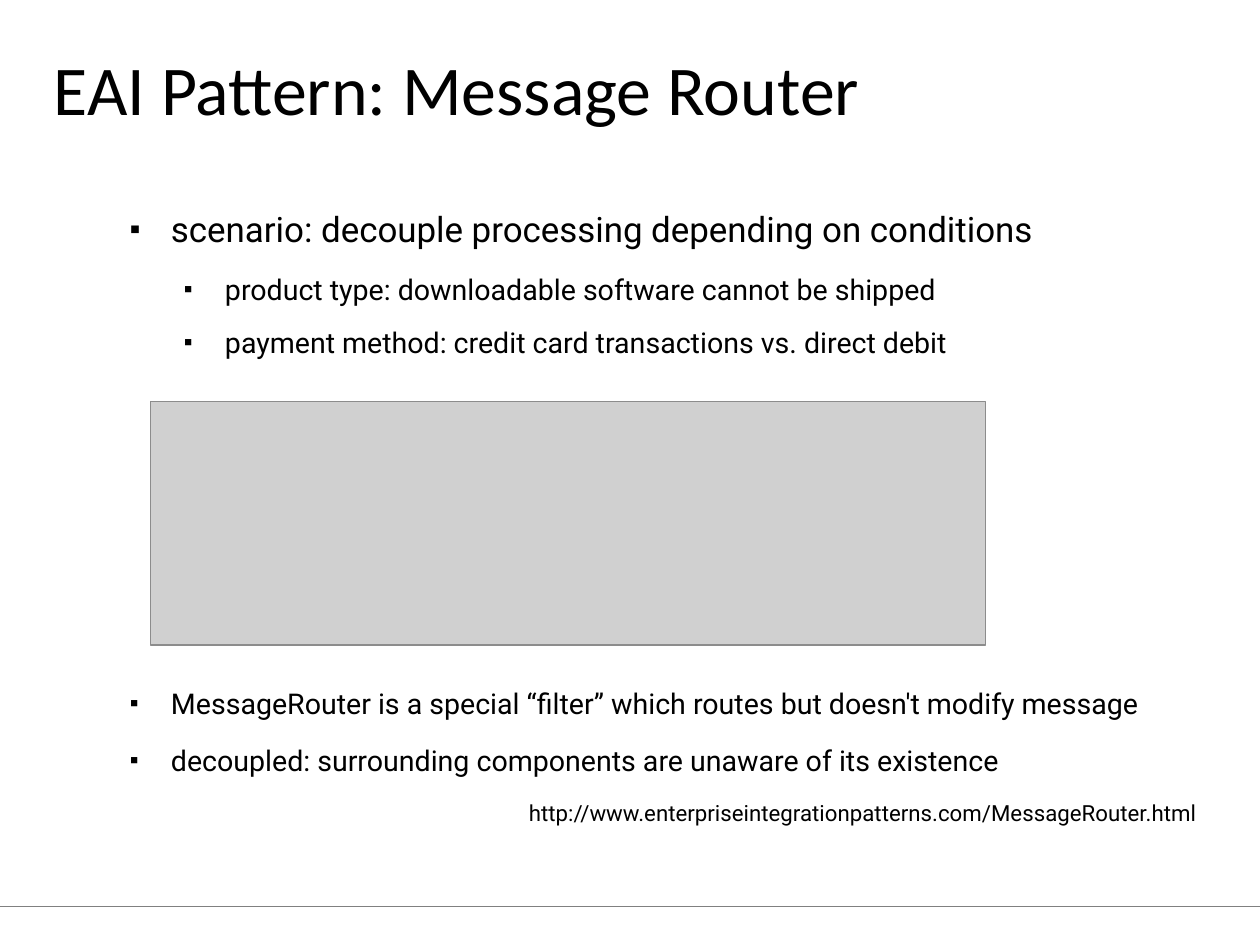
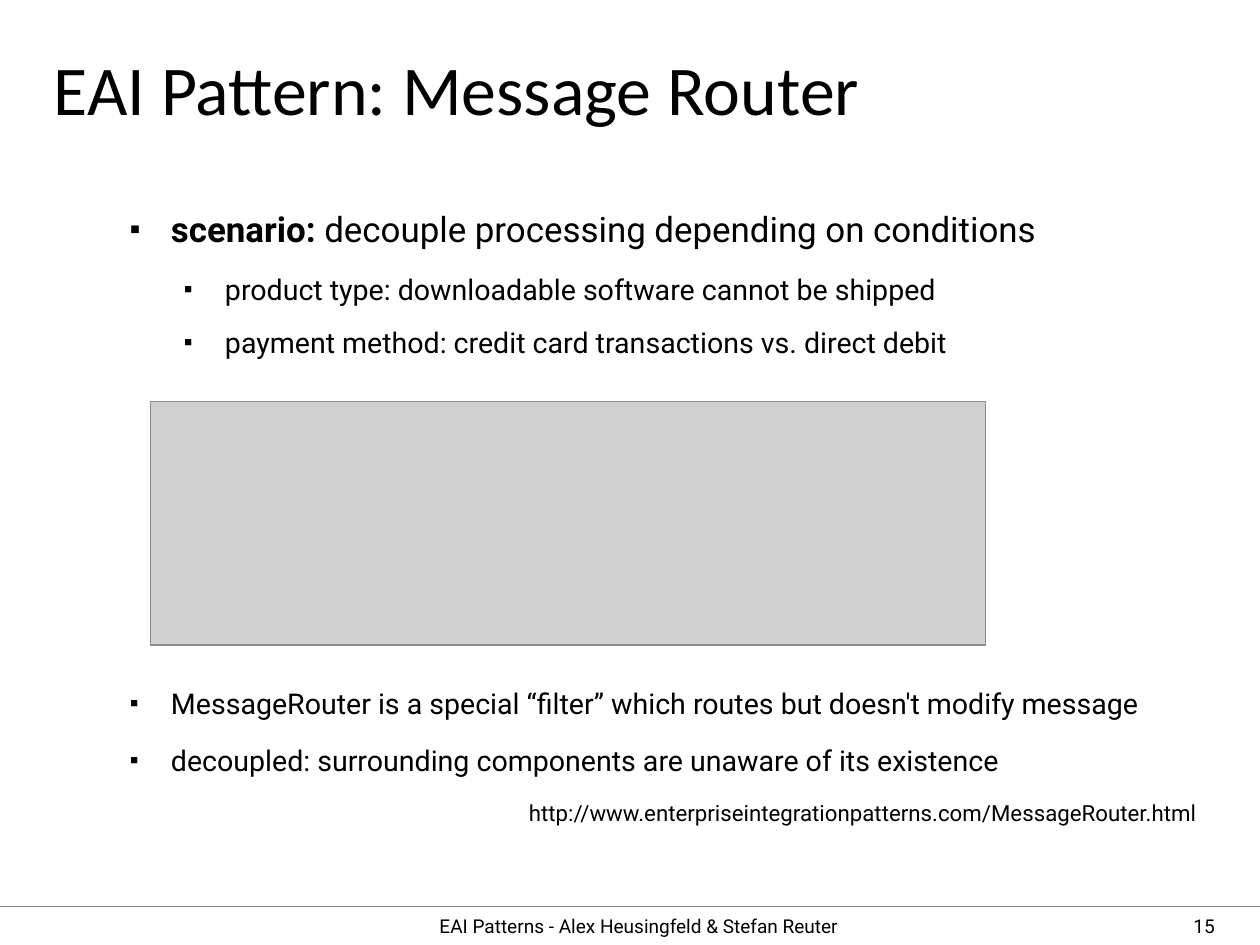
Before and after one commit to aheusingfeld/javaone2012, a slide deck: slide 15 of slides/eai-slides.odp (slide 14 before the commit). Drawn at 1260x945 pixels with LibreOffice and Linux fonts; fonts in the diff are those of the drawing; grey boxes stand for pictures. Boxes give left, top, right and bottom in pixels: in the first picture for what was removed or moved away, otherwise in the second. Text is boxed around its words. In the diff, an @@ line names an element or a change of style, - is before the commit and + after.

```diff
--- a/slides/eai-slides.odp
+++ b/slides/eai-slides.odp
@@ text at (171,215,1036,250): bold on in "scenario:" @@
@@ text added at (439,918,838,937), 12 pt, text #000000 @@
+EAI Patterns - Alex Heusingfeld & Stefan Reuter
@@ page number added at (1193,919,1214,933), 12 pt, text #000000 @@
+15
```
Also in this commit, not shown: 13 other slides changed, 10 slides added, 8 slides removed, 7 other files.
